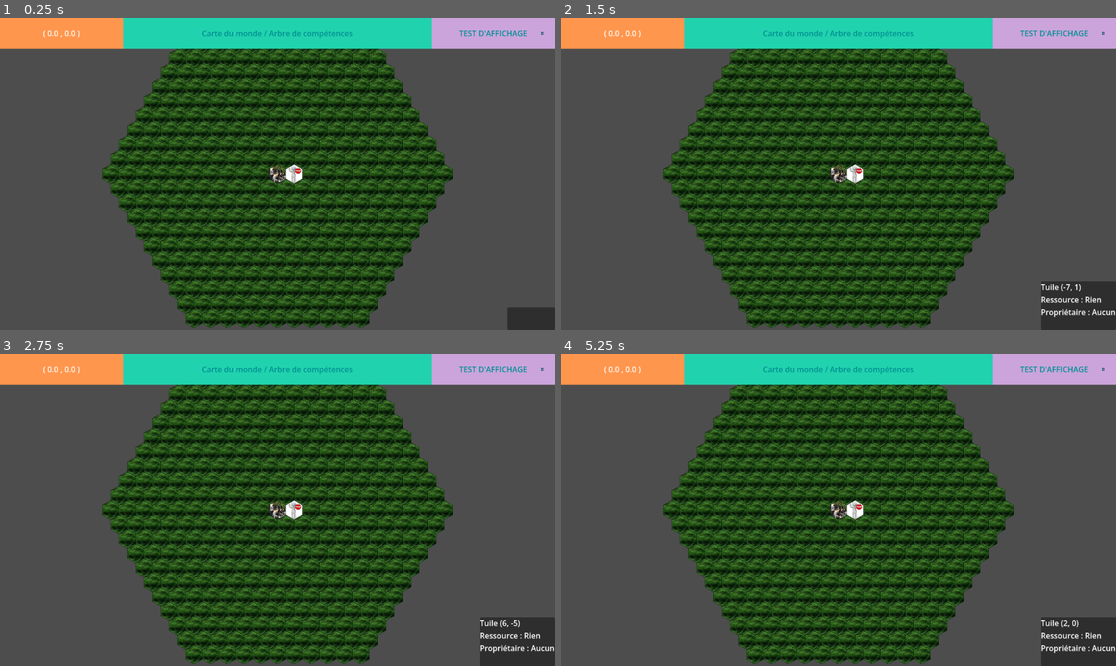
Above: before the commit, frames 1-4 (two rows, left to right).
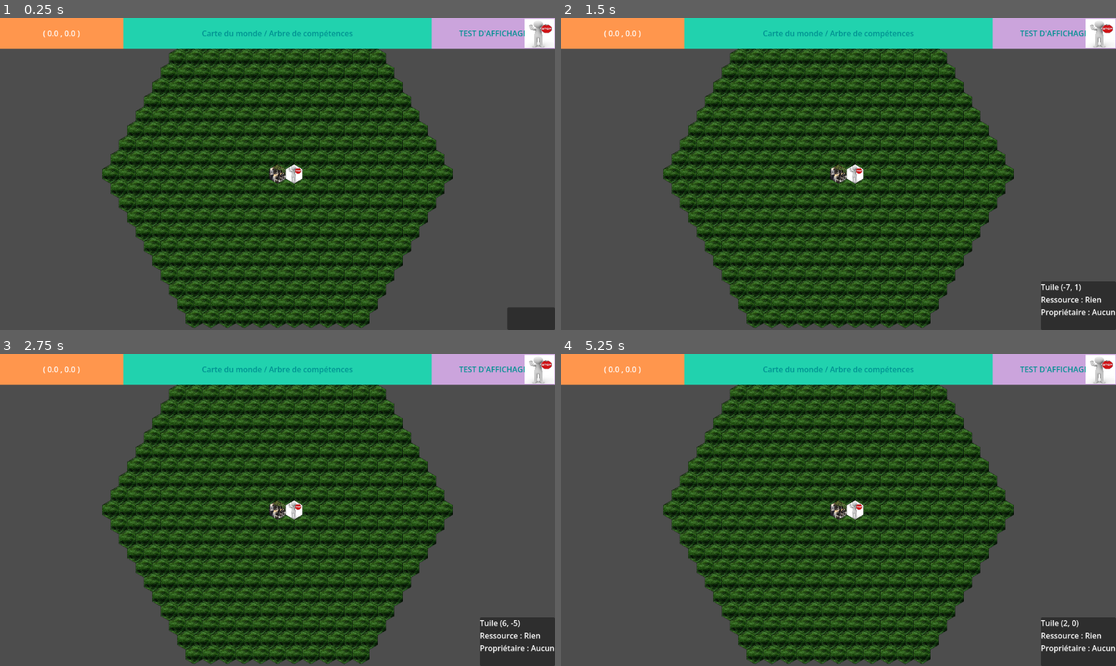
Above: after the commit, the same moments.

Repository: Shoshore/M2-Projet_Jeux_Serieux
Game: Godot game, scene res://tile_map.tscn
The game is run twice, just before and just after one commit, with the same random seed, the same clock (stepped at 60 frames per second) and the same inputs. The engine's default icon, where the game draws it, is replaced by a stand-in: a white triangle on a blue panel in a dark square.
Inputs (mouse positions are in pixels of both pictures, inside the frame that each line leads up to):
- Up to frame 1 (0.25 s): no input
- Up to frame 2 (1.5 s): tap Enter at 0.5 s; move the mouse to (960, 158) at 0.52 s; click (960, 158) at 0.67 s; tap Space at 1.25 s; move the mouse to (727, 189) at 1.27 s; click (727, 189) at 1.42 s
- Up to frame 3 (2.75 s): tap Enter at 2 s; move the mouse to (333, 441) at 2.02 s; click (333, 441) at 2.17 s
- Up to frame 4 (5.25 s): tap Space at 2.75, 4.25 s; move the mouse to (810, 572) at 2.77 s; click (810, 572) at 2.92 s; tap Enter at 3.5 s; move the mouse to (1005, 556) at 3.52 s; click (1005, 556) at 3.67 s; move the mouse to (672, 463) at 4.27 s; click (672, 463) at 4.42 s; move the mouse to (866, 510) at 5.02 s; click (866, 510) at 5.17 s

The runs differ from the first frame. In frame 1, 0.5% of the frame differs, in the area x 94-100%, y 0-10%; in frame 2, 0.5%; in frame 3, 0.5%; in frame 4, 0.5%.

Commit message:
necessary commit

Diff:
--- a/Ressources.tscn
+++ b/Ressources.tscn
@@ -1,7 +1,6 @@
 [gd_scene format=3 uid="uid://cnlc6icyqflob"]
 
-[ext_resource type="Texture2D" uid="uid://ccw55bdg6t24r" path="res://assets/icon.svg" id="1_0fbet"]
-
+[ext_resource type="Texture2D" uid="uid://5xeinxulsh6i" path="res://assets/bonhomme.png" id="1_cfigb"]
 
 [sub_resource type="StyleBoxFlat" id="StyleBoxFlat_ynmd1"]
 bg_color = Color(0.7950536, 0.6420649, 0.86164916, 1)
@@ -27,6 +26,6 @@
 vertical_alignment = 1
 
 [node name="Sprite2D" type="Sprite2D" parent="." unique_id=1850541866]
-position = Vector2(1125.5, 32.000004)
-scale = Vector2(0.042264752, 0.05103668)
-texture = ExtResource("1_0fbet")
+position = Vector2(1120, 32)
+scale = Vector2(0.13556625, 0.104957744)
+texture = ExtResource("1_cfigb")
